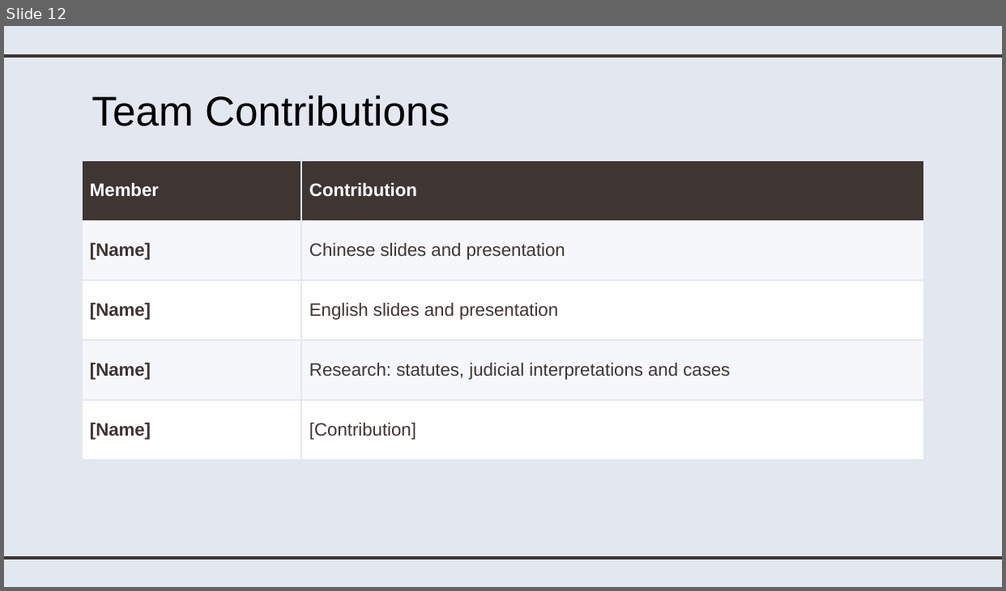
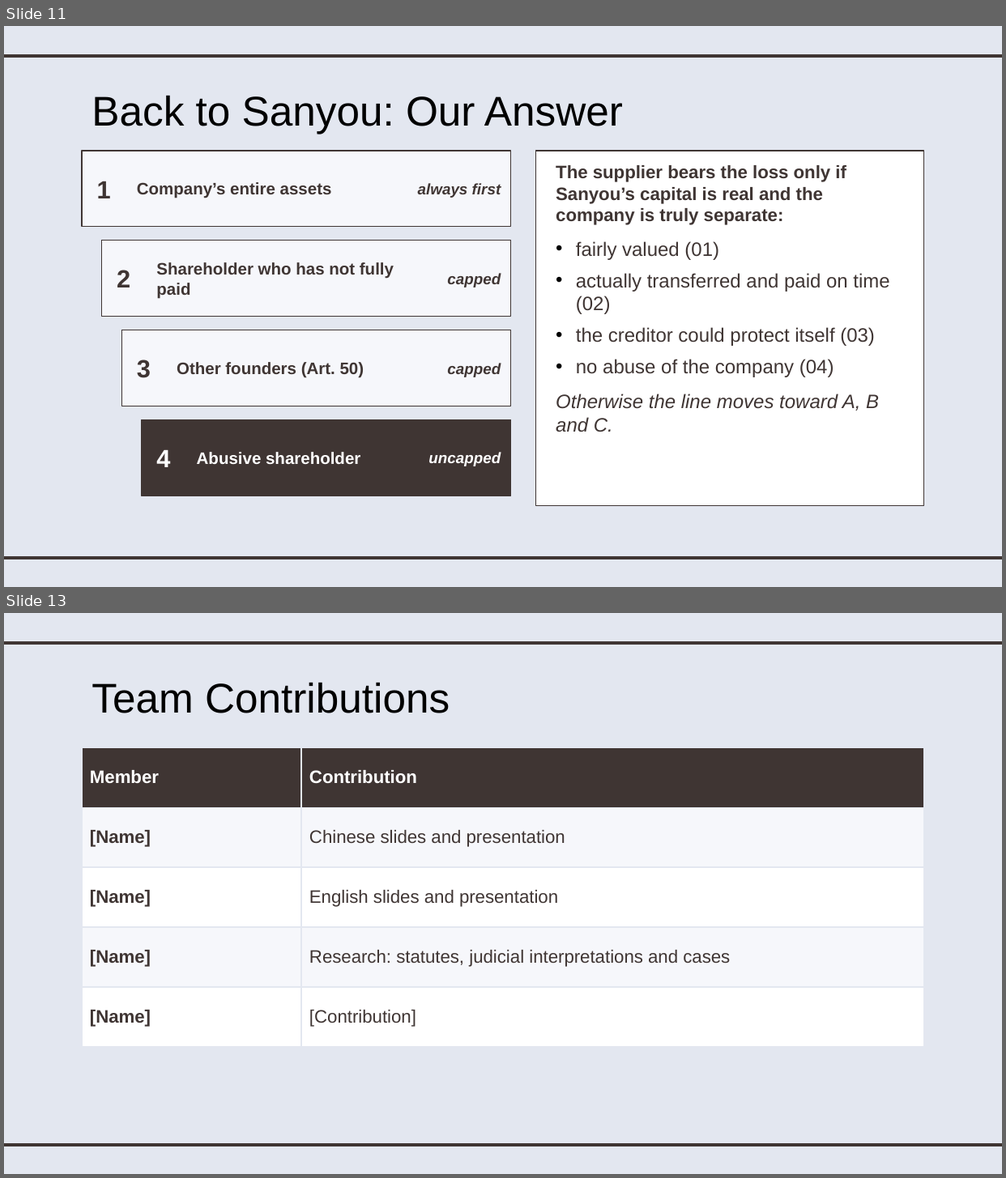
Before and after one commit to joycelynqxq-lab/my-project, a slide deck: 英文部分_English_Part.pptx. Shown one above the other, each under a label of ours: slide 12 before the commit, slides 11 and 13 after it; the slides between them are not shown. The pictures are 1006x591 and 1006x1178 pixels, drawn with LibreOffice and Linux fonts; fonts in the diff are those of the drawing. Boxes give left, top, right and bottom in pixels: in the first picture for what was removed or moved away, otherwise in the second. Text is boxed around its words. In the diff, an @@ line names an element or a change of style, - is before the commit and + after.

```diff
--- a/英文部分_English_Part.pptx
+++ b/英文部分_English_Part.pptx
@@ slide 11 added at bbox=[4, 26, 1002, 587], background #E3E7F0; not listed: 2 template elements that a slide beside it also shows @@
@@ title added at bbox=[91, 95, 623, 134], 30 pt, text #000000 @@
+Back to Sanyou: Our Answer
@@ rectangle added at bbox=[82, 151, 511, 227], fill #F6F7FB, outline #3F3533 0.75 pt @@
@@ rectangle added at bbox=[536, 151, 924, 506], fill #FFFFFF, outline #3F3533 0.75 pt @@
@@ text added at bbox=[556, 165, 889, 433], 14 pt, text #3F3533 @@
+The supplier bears the loss only if Sanyou’s capital is real and the company is truly separate:
+• fairly valued (01)
+• actually transferred and paid on time (02)
+• the creditor could protect itself (03)
+• no abuse of the company (04)
+Otherwise the line moves toward A, B and C.
@@ text added at bbox=[97, 182, 111, 199], 18 pt, text #3F3533, bold @@
+1
@@ text added at bbox=[137, 182, 332, 199], 12 pt, text #3F3533, bold @@
+Company’s entire assets
@@ text added at bbox=[418, 183, 501, 198], 11 pt, text #3F3533, bold, italic @@
+always first
@@ rectangle added at bbox=[102, 241, 511, 317], fill #F6F7FB, outline #3F3533 0.75 pt @@
@@ text added at bbox=[156, 263, 394, 299], 12 pt, text #3F3533, bold @@
+Shareholder who has not fully paid
@@ text added at bbox=[117, 270, 130, 288], 18 pt, text #3F3533, bold @@
+2
@@ text added at bbox=[447, 273, 501, 288], 11 pt, text #3F3533, bold, italic @@
+capped
@@ rectangle added at bbox=[121, 331, 511, 406], fill #F6F7FB, outline #3F3533 0.75 pt @@
@@ text added at bbox=[137, 360, 151, 378], 18 pt, text #3F3533, bold @@
+3
@@ text added at bbox=[177, 362, 364, 378], 12 pt, text #3F3533, bold @@
+Other founders (Art. 50)
@@ text added at bbox=[447, 363, 501, 378], 11 pt, text #3F3533, bold, italic @@
+capped
@@ rectangle added at bbox=[142, 420, 511, 496], fill #3F3533, outline #3F3533 0.75 pt @@
@@ text added at bbox=[156, 450, 170, 467], 18 pt, text #FFFFFF, bold @@
+4
@@ text added at bbox=[197, 452, 360, 464], 12 pt, text #FFFFFF, bold @@
+Abusive shareholder
@@ text added at bbox=[428, 452, 501, 467], 11 pt, text #FFFFFF, bold, italic @@
+uncapped
@@ what was slide 12 is now slide 13 @@
```
Also in this commit, not shown: 3 slides changed, 9 other slides added, 9 slides removed, 1 other file.
